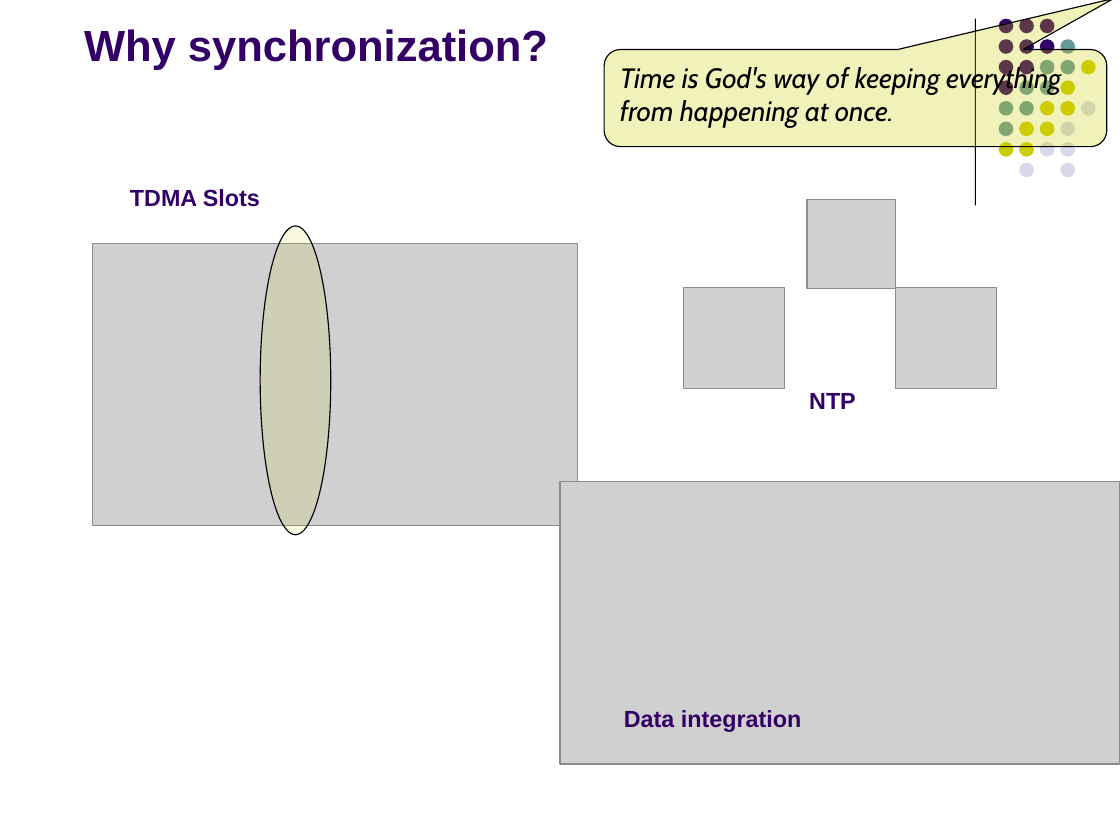
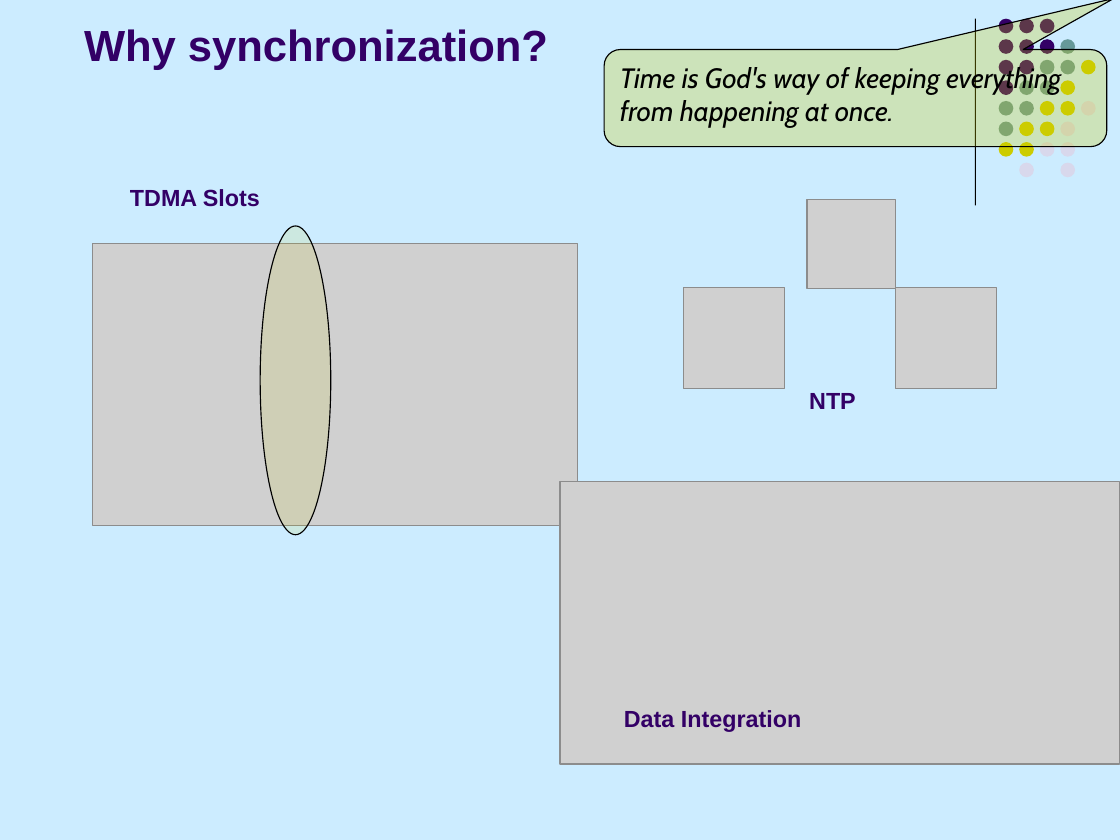
Before and after one commit to fasalex/symposium, a slide deck: slide 5 of Presentation.ppt (slide 4 before the commit). Drawn at 1120x840 pixels with LibreOffice and Linux fonts; fonts in the diff are those of the drawing; grey boxes stand for pictures. Boxes give left, top, right and bottom in pixels: in the first picture for what was removed or moved away, otherwise in the second. Text is boxed around its words. In the diff, an @@ line names an element or a change of style, - is before the commit and + after.

```diff
--- a/Presentation.ppt
+++ b/Presentation.ppt
@@ background #FFFFFF to #CCECFF @@
@@ text at [624, 710, 801, 732]: text changed @@
-Data integration
+Data Integration
```
Also in this commit, not shown: 41 other slides changed, 1 slide added, 17 other files.
